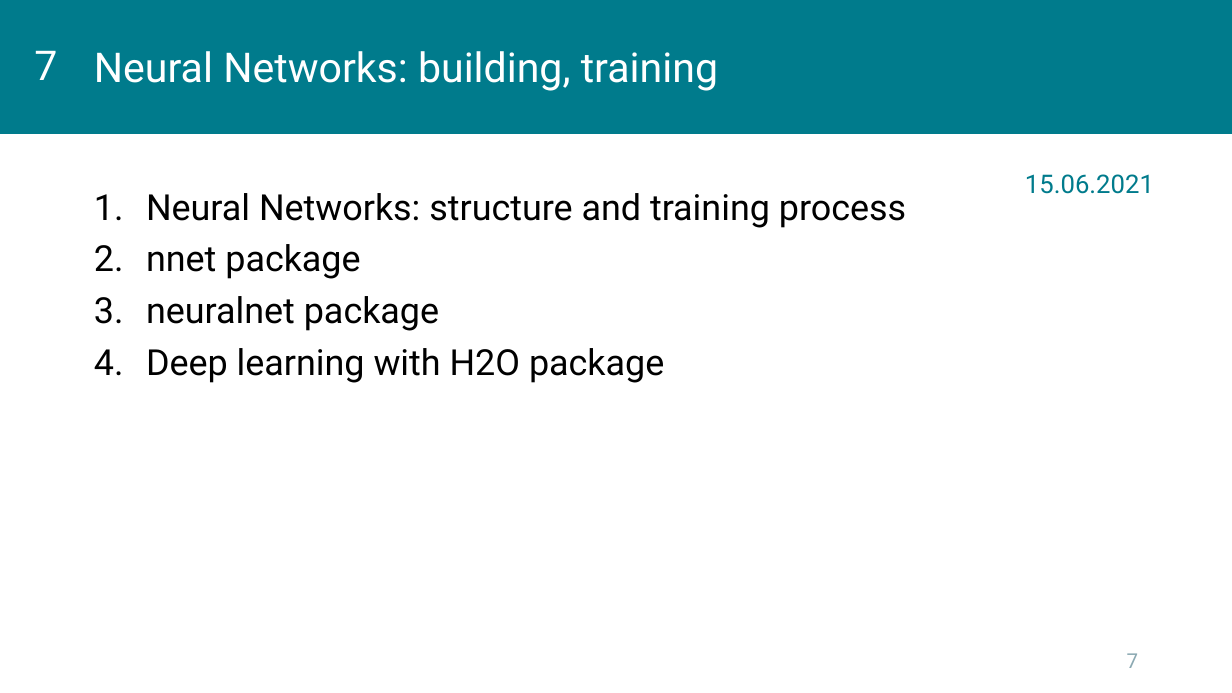
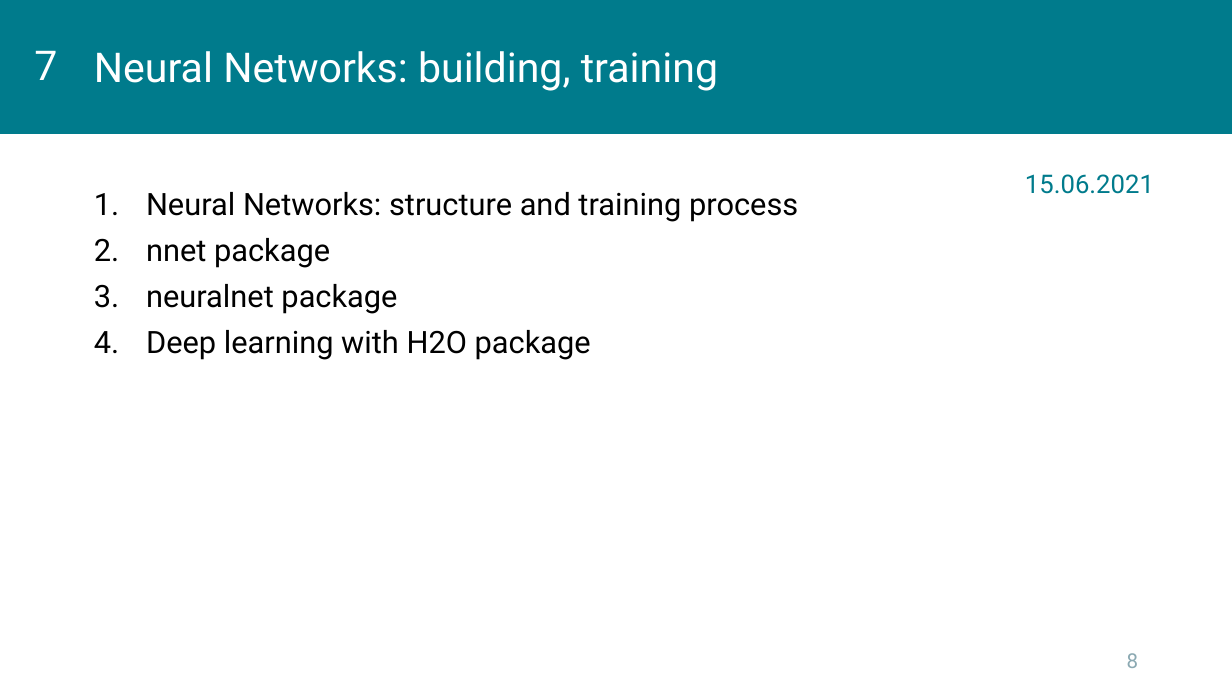
Before and after one commit to kleban/r-course-eng, a slide deck: slide 8 of pptx/00_Course.pptx (slide 7 before the commit). Drawn at 1232x693 pixels with LibreOffice and Linux fonts; fonts in the diff are those of the drawing; background and template pictures are left out. Boxes give left, top, right and bottom in pixels: in the first picture for what was removed or moved away, otherwise in the second. Text is boxed around its words. In the diff, an @@ line names an element or a change of style, - is before the commit and + after.

```diff
--- a/pptx/00_Course.pptx
+++ b/pptx/00_Course.pptx
@@ text "Neural Networks: structure and training ..." at box(146, 192, 798, 360): size 28 to 24 pt @@
@@ page number at box(1127, 653, 1139, 668): text changed @@
-7
+8
```
Also in this commit, not shown: 7 other slides changed, 1 slide added.
